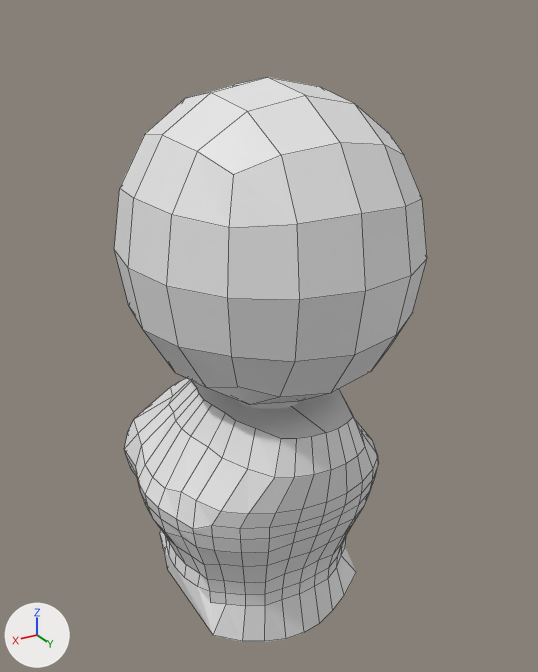
The Blender file Assets/Modelagens 3D/Modelagem_Personagens/Pandora_M.blend, before and after one commit.
One viewpoint serves both versions: a 50 mm camera at (0.415, 0.924, 1.975) aimed at (0.0, 0.233, 1.629). Arrows for +X, +Y and +Z are at lower left; the lights stay in place. The picture after the commit comes second. Mesh edges are drawn as thin lines on the coarser meshes.
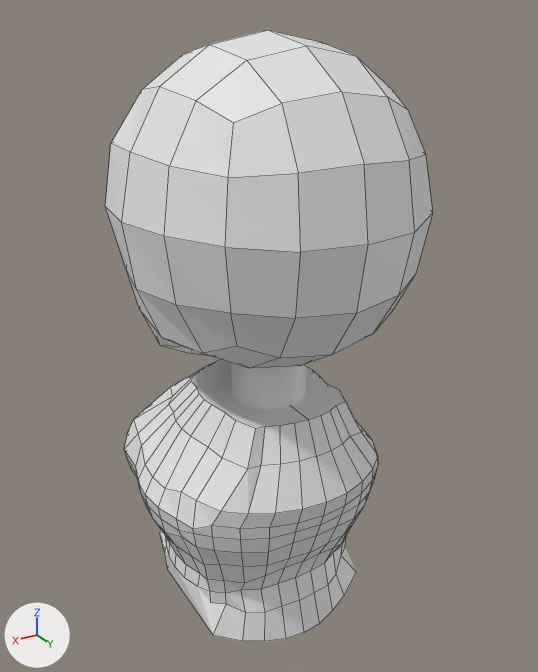
Commit message: Pandora Modelo Blender Update

Where the change shows, as pixel boxes [x1, y1, x2, y2] in the pictures (538 x 672 px; the box of a moved part takes in the faces that stretch with it):
'Cube', reshaped, moved, modifiers changed: before [114, 77, 427, 405]; after [105, 30, 433, 368]
'Cylinder', reshaped (7% taller): before [124, 378, 379, 642]; after [124, 359, 379, 642]
part 1 of me_cylinder_002, moved or reshaped: before [243, 524, 353, 595]; after [242, 524, 353, 590]
part 2 of me_cylinder_002, moved or reshaped: [213, 556, 356, 642] in both
part 3 of me_cylinder_002, moved or reshaped: before [224, 541, 344, 607]; after [224, 541, 344, 613]
part 4 of me_cylinder_002, moved or reshaped: before [191, 381, 378, 514]; after [191, 359, 378, 514]
'Cylinder.001', unchanged, uncovered by the edit: before [236, 399, 300, 409]; after [231, 362, 306, 410]

The change, as a list of edits to the scene's bpy script:
```text
Change me_cylinder_002:
    used by ob_cylinder; location = (0.015, 0.222, 1.373); scale = (-0.123, -0.123, -0.123)
    remove me_cylinder_002.from_pydata(...)  # 178 vertices, 152 faces; spans x -1.2..0.0, y -1.33..1.55, z -1.64..0.81
    add me_cylinder_002.from_pydata(...)  # 178 vertices, 152 faces; spans x -1.2..0.0, y -1.28..1.55, z -1.64..0.81
    me_cylinder_002 part 1: all 3 vertices in x -0.39..0.0, y -0.93..-0.89, z 0.02..0.06 are moved by (0.0, 0.0, -0.08)
    me_cylinder_002 part 2: all 4 vertices in x -0.54..0.0, y -0.88..-0.76, z 0.38 are moved by (0.0, 0.0, 0.08)
    me_cylinder_002 part 3: all 4 vertices in x -0.54..0.0, y -0.89..-0.76, z 0.24 are moved by (0.0, 0.08, 0.0)
    me_cylinder_002 part 4
    me_cylinder_002.vertices[145].co: (0.0, -1.33, -1.32) -> (0.0, -1.1, -1.33)  # pixel (331, 469) -> pixel (316, 456)
    me_cylinder_002.vertices[146].co: (-0.17, -1.31, -1.32) -> (-0.17, -1.09, -1.33)  # pixel (314, 474) -> pixel (299, 461)
    me_cylinder_002.vertices[147].co: (-0.33, -1.26, -1.32) -> (-0.33, -1.04, -1.33)  # pixel (294, 477) -> pixel (280, 464)
    me_cylinder_002.vertices[148].co: (-0.48, -1.18, -1.32) -> (-0.48, -0.96, -1.32)  # pixel (274, 477) -> pixel (261, 465)
    me_cylinder_002.vertices[162].co: (0.0, -1.23, -1.64) -> (0.0, -0.97, -1.64)  # pixel (326, 432) -> pixel (308, 419)
    me_cylinder_002.vertices[163].co: (-0.14, -1.22, -1.64) -> (-0.14, -0.96, -1.63)  # pixel (311, 436) -> pixel (294, 423)
    me_cylinder_002.vertices[164].co: (-0.26, -1.18, -1.64) -> (-0.26, -0.92, -1.63)  # pixel (296, 438) -> pixel (280, 425)
    me_cylinder_002.vertices[165].co: (-0.38, -1.12, -1.64) -> (-0.38, -0.86, -1.62)  # pixel (281, 438) -> pixel (265, 426)
    other edits to the shape of me_cylinder_002 do not show in these pictures
Change me_cube:
    used by ob_cube; location = (0.016, 0.255, 1.748); scale = (0.189, 0.205, 0.204)
    remove me_cube.from_pydata(...)  # 8 vertices, 6 faces; spans x -1.0..1.0, y -1.0..1.0, z -1.0..1.0
    add me_cube.from_pydata(...)  # 65 vertices, 56 faces; spans x 0.0..0.86, y -0.86..0.84, z -0.97..0.84
    me_cube part 5: the whole mesh is rebuilt
Change ob_cube:
    ob_cube.location: (0.016, 0.255, 1.748) -> (0.016, 0.255, 1.79)
    remove _m = ob_cube.modifiers.new('Subdivision', 'SUBSURF')
    remove _m.levels = 2
    add _m = ob_cube.modifiers.new('Mirror', 'MIRROR')
```
